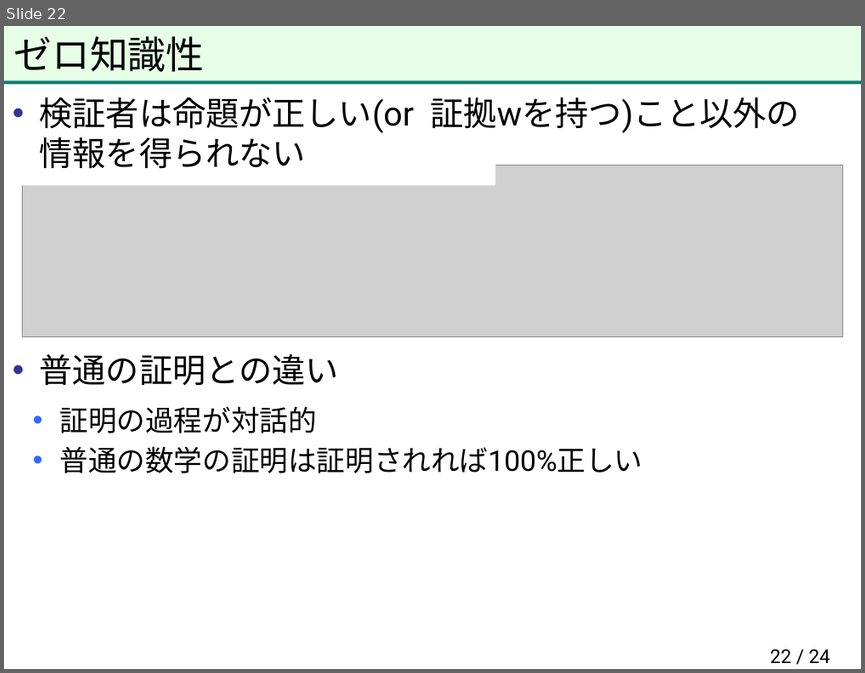
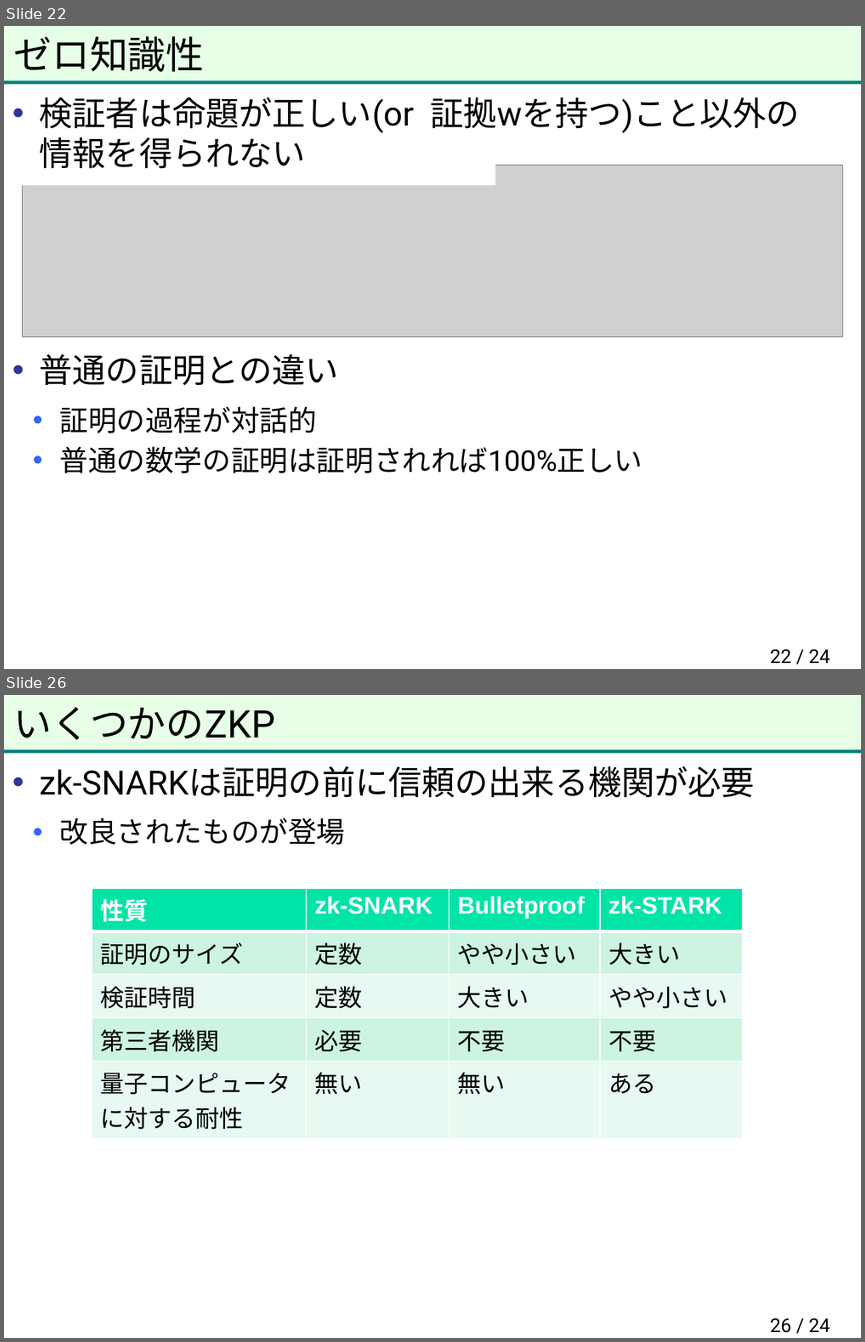
Before and after one commit to herumi/anninbon, a slide deck: lec/anninbon11.pptx. Shown one above the other, each under a label of ours: slide 22 before the commit, slides 22 and 26 after it; the slides between them are not shown. The pictures are 865x673 and 865x1342 pixels, drawn with LibreOffice and Linux fonts; fonts in the diff are those of the drawing; grey boxes stand for pictures; background and template pictures are left out. Boxes give left, top, right and bottom in pixels: in the first picture for what was removed or moved away, otherwise in the second. Text is boxed around its words. In the diff, an @@ line names an element or a change of style, - is before the commit and + after.

```diff
--- a/lec/anninbon11.pptx
+++ b/lec/anninbon11.pptx
@@ slide 26 added at (4, 695, 861, 1338), background #FFFFFF; not listed: 2 template elements that a slide beside it also shows @@
@@ title added at (14, 707, 275, 740), 32 pt, text #000000 @@
+いくつかのZKP
@@ text added at (40, 766, 755, 845), 28 pt, text #000000 @@
+• zk-SNARKは証明の前に信頼の出来る機関が必要
+  • 改良されたものが登場
@@ table added at (92, 888, 744, 1133), 5 rows, 4 columns @@
+性質 | zk-SNARK | Bulletproof | zk-STARK
+証明のサイズ | 定数 | やや小さい | 大きい
+検証時間 | 定数 | 大きい | やや小さい
+第三者機関 | 必要 | 不要 | 不要
+量子コンピュータ に対する耐性 | 無い | 無い | ある
@@ page number added at (770, 1318, 830, 1333), 16 pt, text #000000 @@
+26 / 24
```
Also in this commit, not shown: 1 slide changed, 2 other slides added.
